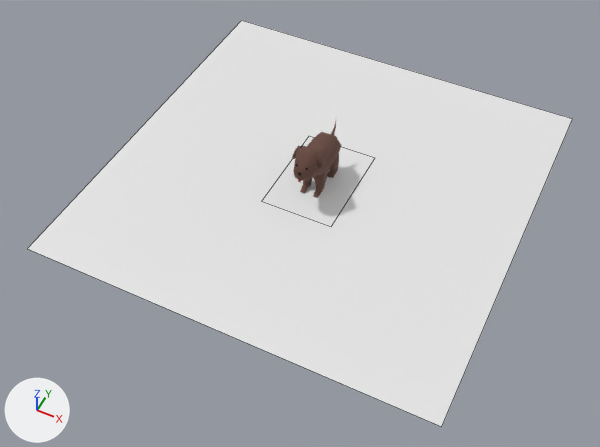
Renders of the Blender file Source/Characters/Boney/boney.blend from each side of a commit.
Rendered twice from a 50 mm camera at (18.3, -39.8, 44.0) aimed at (0.3, -3.9, -0.9). Lighting does not change. The marker at lower left points along +X, +Y and +Z. Mesh edges are drawn as thin lines on the coarser meshes.

Objects in the first picture: 'Plane', 'boney', 'generic_shadow'.
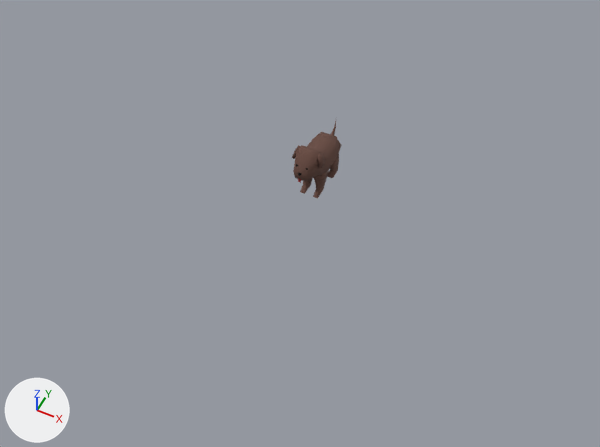
The newer file is also rescaled (x0.193) as a whole; pictures and numbers use the older file's frame.

Patch to the scene script:
```diff
--- a/Source/Characters/Boney/boney.blend.py
+++ b/Source/Characters/Boney/boney.blend.py
@@ ob_plane @@
-ob_plane = bpy.data.objects.new('Plane', me_plane)
-ob_plane.location = (0.0, 0.0, 0.0)
-ob_plane.scale = (15.1, 15.1, 15.1)
@@ ob_generic_shadow @@
-ob_generic_shadow = bpy.data.objects.new('generic_shadow', me_generic_shadow)
-ob_generic_shadow.location = (0.0, 0.0, 0.01)
-ob_generic_shadow.scale = (11.1, 7.84, 8.36)
```

Changed parts and their boxes [x1, y1, x2, y2] in the pictures (600 x 447 px):
'Plane', deleted
    before: [27, 20, 573, 427]
'generic_shadow', deleted
    before: [262, 136, 375, 227]
